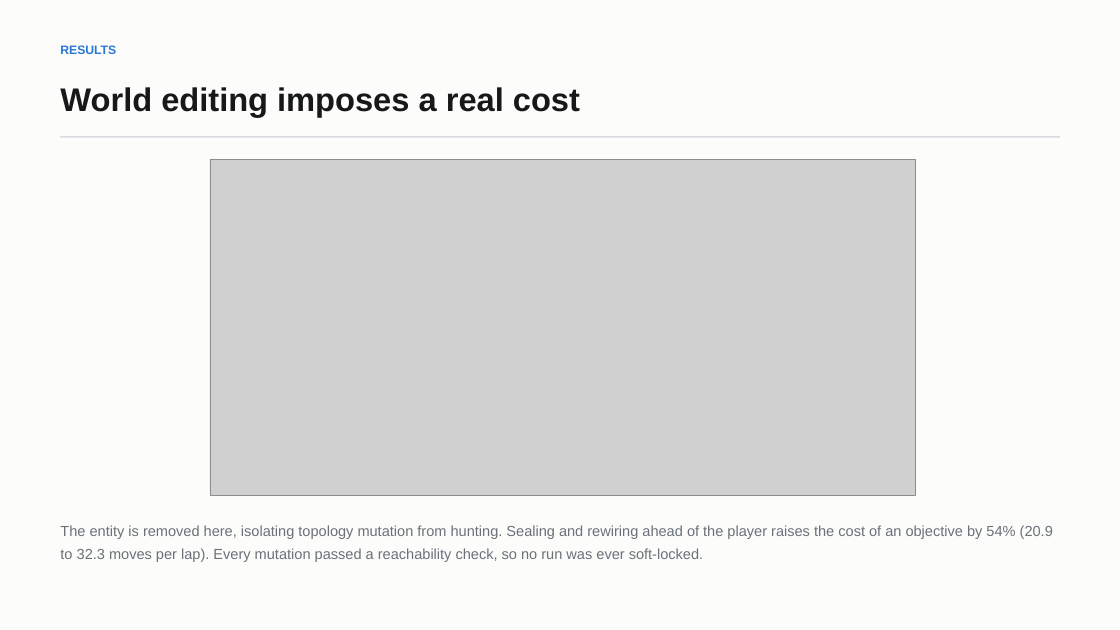
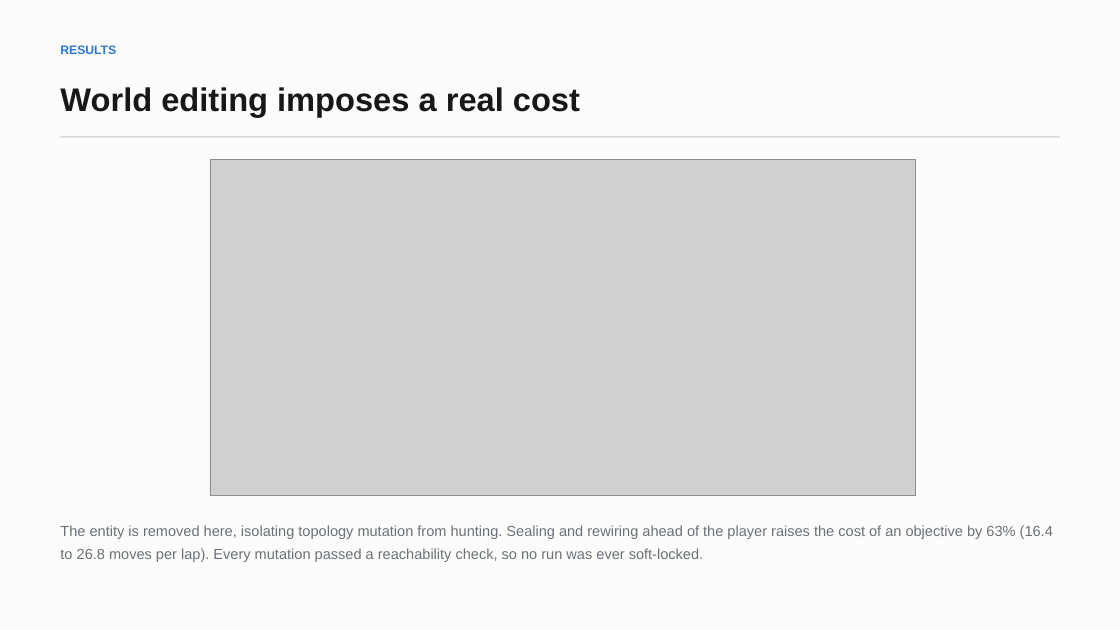
Before and after one commit to Sh1v4mKum4r/parity, a slide deck: slide 17 of docs/PARITY-review3-deck.pptx. Drawn at 1120x630 pixels with LibreOffice and Linux fonts; fonts in the diff are those of the drawing; grey boxes stand for pictures. Boxes give left, top, right and bottom in pixels: in the first picture for what was removed or moved away, otherwise in the second. Text is boxed around its words. In the diff, an @@ line names an element or a change of style, - is before the commit and + after.

Commit message:
Fix the player model, and accuracy goes from 60% to 89%
The ceiling was not a property of the AI. It was a property of a bot that flipped
a coin about whether to stop and write EVERY time it entered a codebook room,
including rooms it had already copied. Real players record a codebook once.

- HabitualBot, EvasiveBot and StealthBot now record a room the first time they
  reach it and only occasionally pause to re-verify an old page
- Held-out accuracy on a habitual player: 85.2%, and 89.0% once the model has
  settled, against an oracle ceiling of 91.8%. That is 97% of the achievable
  signal, up from 85%
- Against a perfectly consistent player the model reaches 100%, which settles the
  question of whether it CAN be perfect: it can, and the shortfall is the
  player's own deviation rate
- Dwell was the dominant source of unpredictability, not route noise: removing
  the dwell coin-flip alone moved settled accuracy from 64% to 93%

E12 had to be rebuilt to stay honest:
- Every strategy now pays the same writing cost; previously only the habitual bot
  had the fix, which silently made the others look worse
- route_around and disable_3 use StealthBot's navigation, so they were being
  compared against HabitualBot's. Added a "plain" StealthBot baseline so the
  comparison isolates the strategy rather than the movement code

The result is more interesting than before. Waiting is catastrophic (+439% at
full coverage). Routing around sensors barely registers. Disabling three sensors
cuts risk 21% at 60% coverage but backfires at full coverage (+91%): nine windows
stood still in the open buys too little when every other door still reports you.
The counter-play has a sweet spot.

```diff
--- a/docs/PARITY-review3-deck.pptx
+++ b/docs/PARITY-review3-deck.pptx
@@ text at [60, 525, 1053, 562]: text changed @@
-The entity is removed here, isolating topology mutation from hunting. Sealing and rewiring ahead of the player raises the cost of an objective by 54% (20.9 to 32.3 moves per lap). Every mutation passed a reachability check, so no run was ever soft-locked.
+The entity is removed here, isolating topology mutation from hunting. Sealing and rewiring ahead of the player raises the cost of an objective by 63% (16.4 to 26.8 moves per lap). Every mutation passed a reachability check, so no run was ever soft-locked.
```
Also in this commit, not shown: 4 other slides changed, 16 other files.
